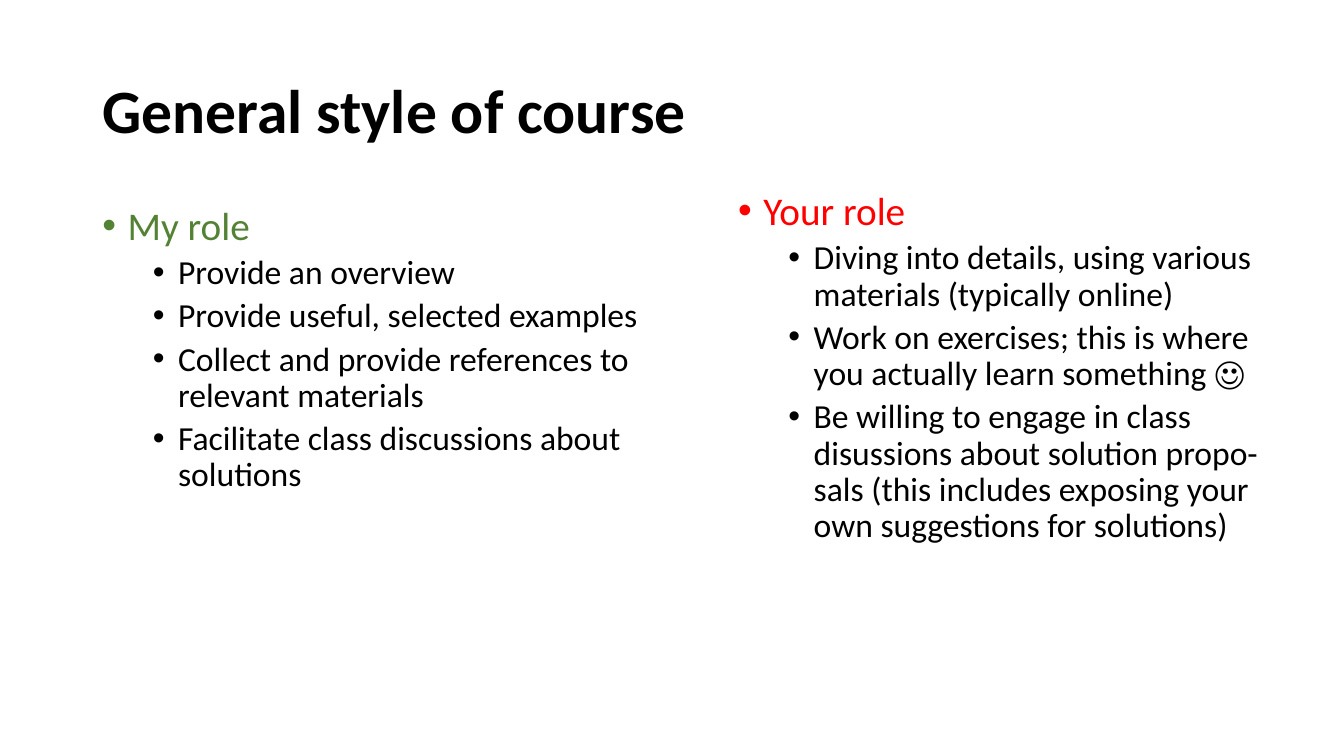
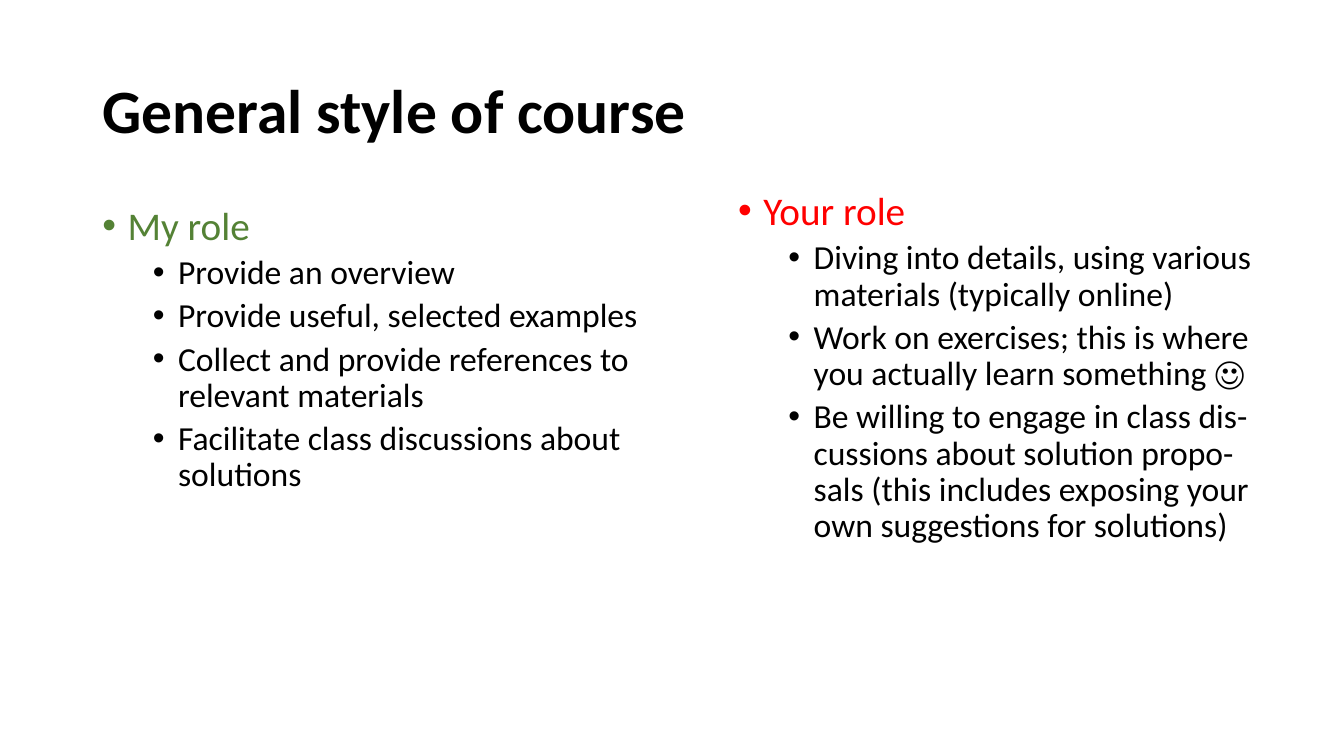
Before and after one commit to perl-easj/WebProg, a slide deck: slide 37 of 10_Intro/WebProg_Intro.pptx. Drawn at 1344x756 pixels with LibreOffice and Linux fonts; fonts in the diff are those of the drawing. Boxes give left, top, right and bottom in pixels: in the first picture for what was removed or moved away, otherwise in the second. Text is boxed around its words. In the diff, an @@ line names an element or a change of style, - is before the commit and + after.

```diff
--- a/10_Intro/WebProg_Intro.pptx
+++ b/10_Intro/WebProg_Intro.pptx
@@ text at (814, 404, 1249, 543): text changed @@
-  • Be willing to engage in class disussions about solution propo-sals (this includes exposing your own suggestions for solutions)
+  • Be willing to engage in class dis-cussions about solution propo-sals (this includes exposing your own suggestions for solutions)
```
Also in this commit, not shown: 1 other slide changed, 5 other files.
